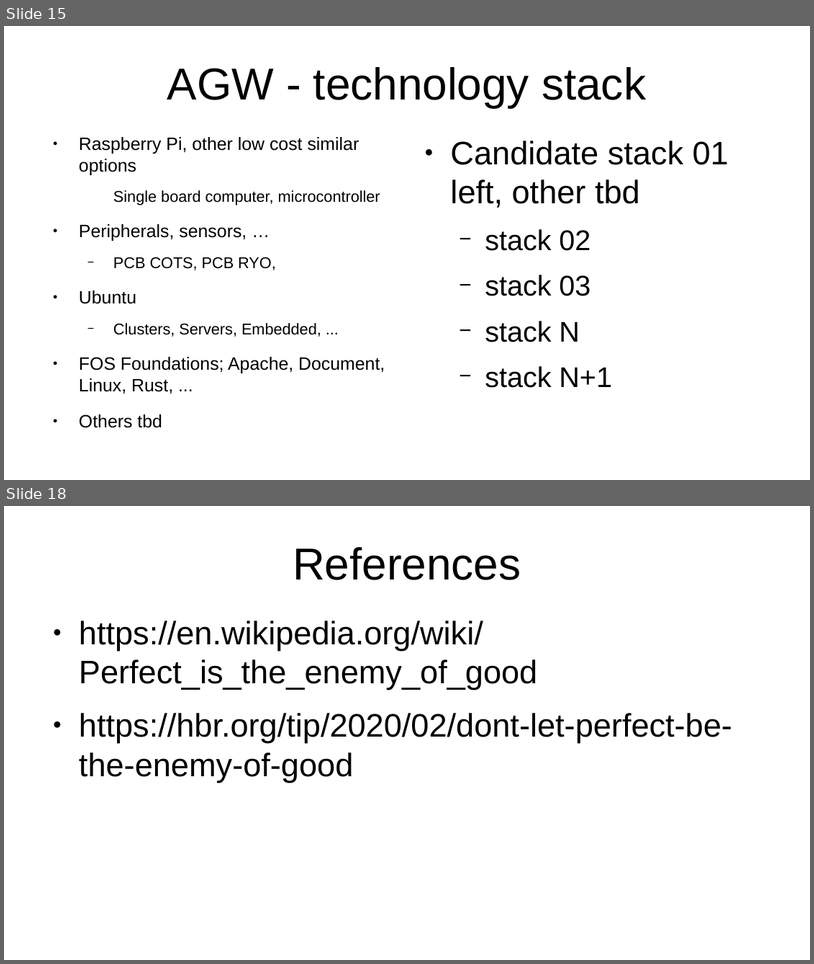
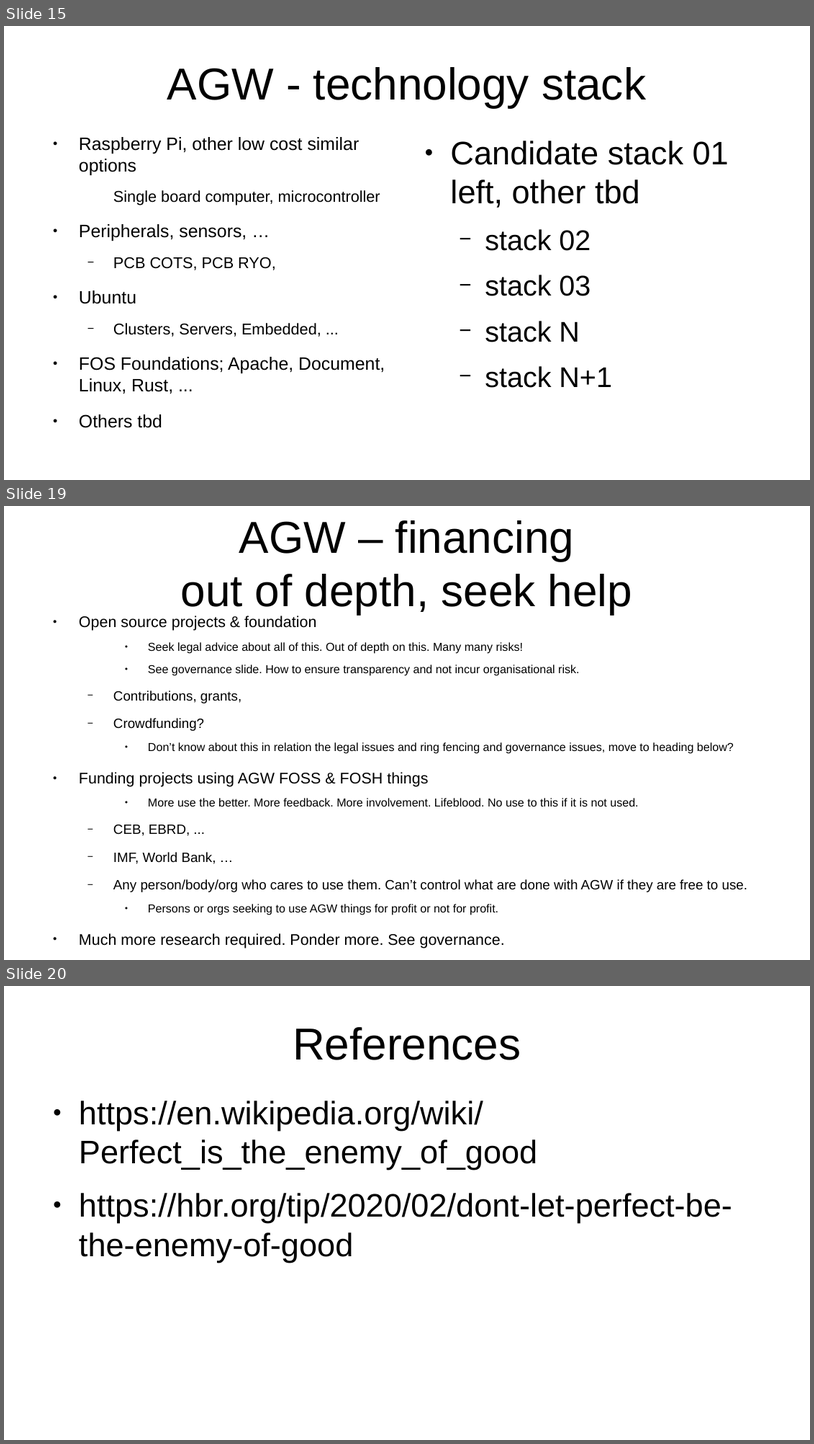
Before and after one commit to YorkEarwaker/Climate-Model, a slide deck: ppm/anthropogenic-global-warming-context.odp. Shown one above the other, each under a label of ours: slides 15 and 18 before the commit, slides 15, 19 and 20 after it; the slides between them are not shown. The pictures are 814x964 and 814x1444 pixels, drawn with LibreOffice and Linux fonts; fonts in the diff are those of the drawing. Boxes give left, top, right and bottom in pixels: in the first picture for what was removed or moved away, otherwise in the second. Text is boxed around its words. In the diff, an @@ line names an element or a change of style, - is before the commit and + after.

```diff
--- a/ppm/anthropogenic-global-warming-context.odp
+++ b/ppm/anthropogenic-global-warming-context.odp
@@ slide 19 added at box(4, 506, 810, 960), background #FFFFFF @@
@@ title added at box(181, 520, 633, 615), 44 pt, text #000000 @@
+AGW – financing
+out of depth, seek help
@@ text added at box(79, 615, 748, 948), 11.4 pt, text #000000 @@
+● Open source projects & foundation
+    ● Seek legal advice about all of this. Out of depth on this. Many many risks!
+    ● See governance slide. How to ensure transparency and not incur organisational risk.
+  − Contributions, grants,
+  − Crowdfunding?
+    ● Don’t know about this in relation the legal issues and ring fencing and governance issues, move to heading below?
+● Funding projects using AGW FOSS & FOSH things
+    ● More use the better. More feedback. More involvement. Lifeblood. No use to this if it is not used.
+  − CEB, EBRD, ...
+  − IMF, World Bank, …
+  − Any person/body/org who cares to use them. Can’t control what are done with AGW if they are free to use.
+    ● Persons or orgs seeking to use AGW things for profit or not for profit.
+● Much more research required. Ponder more. See governance.
@@ what was slide 18 is now slide 20 @@
```
Also in this commit, not shown: 5 slides changed, 1 other slide added.
